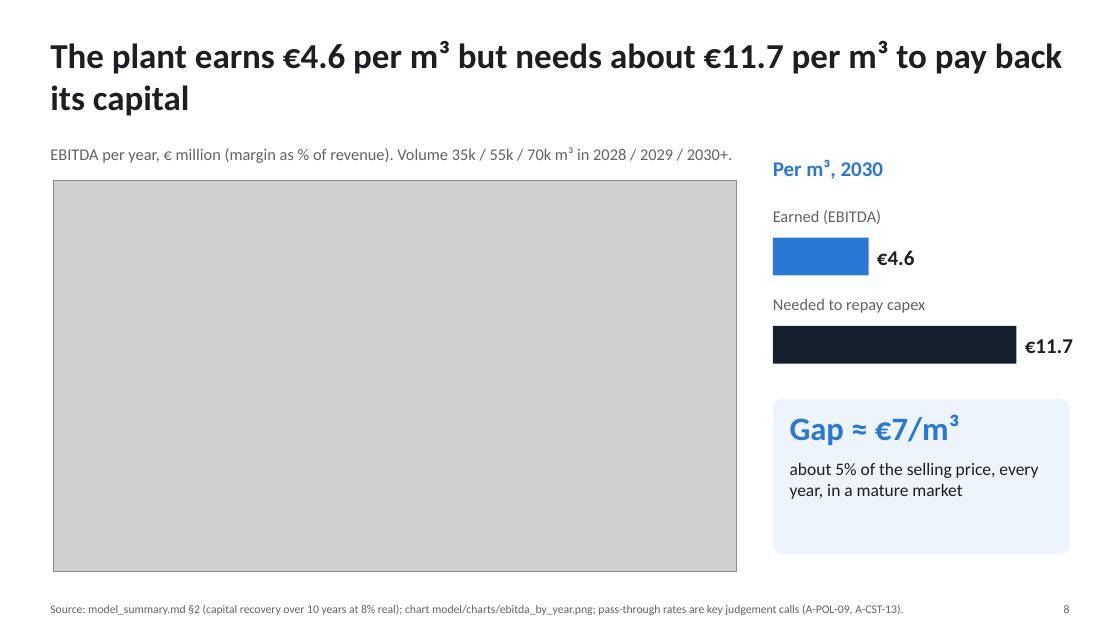
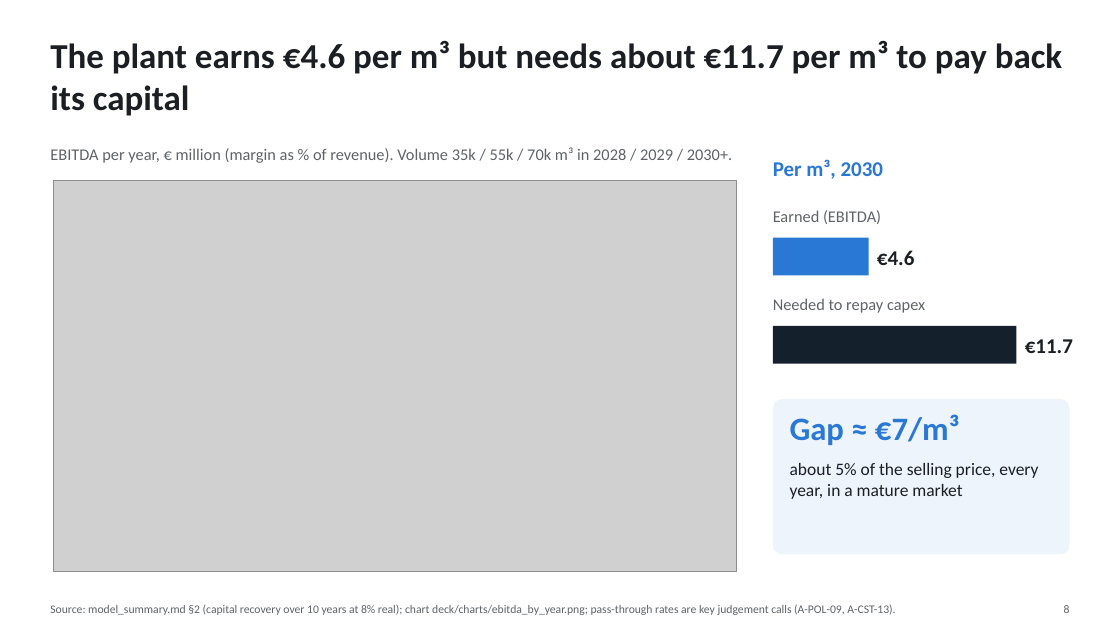
Before and after one commit to kmaster77/Repo2333, a slide deck: slide 8 of deck/pitch_deck.pptx. Drawn at 1120x630 pixels with LibreOffice and Linux fonts; fonts in the diff are those of the drawing; grey boxes stand for pictures. Boxes give left, top, right and bottom in pixels: in the first picture for what was removed or moved away, otherwise in the second. Text is boxed around its words. In the diff, an @@ line names an element or a change of style, - is before the commit and + after.

```diff
--- a/deck/pitch_deck.pptx
+++ b/deck/pitch_deck.pptx
@@ text at (50,604,895,615): text changed @@
-Source: model_summary.md §2 (capital recovery over 10 years at 8% real); chart model/charts/ebitda_by_year.png; pass-through rates are key judgement calls (A-POL-09, A-CST-13).
+Source: model_summary.md §2 (capital recovery over 10 years at 8% real); chart deck/charts/ebitda_by_year.png; pass-through rates are key judgement calls (A-POL-09, A-CST-13).
```
Also in this commit, not shown: 4 other slides changed, 6 other files.
